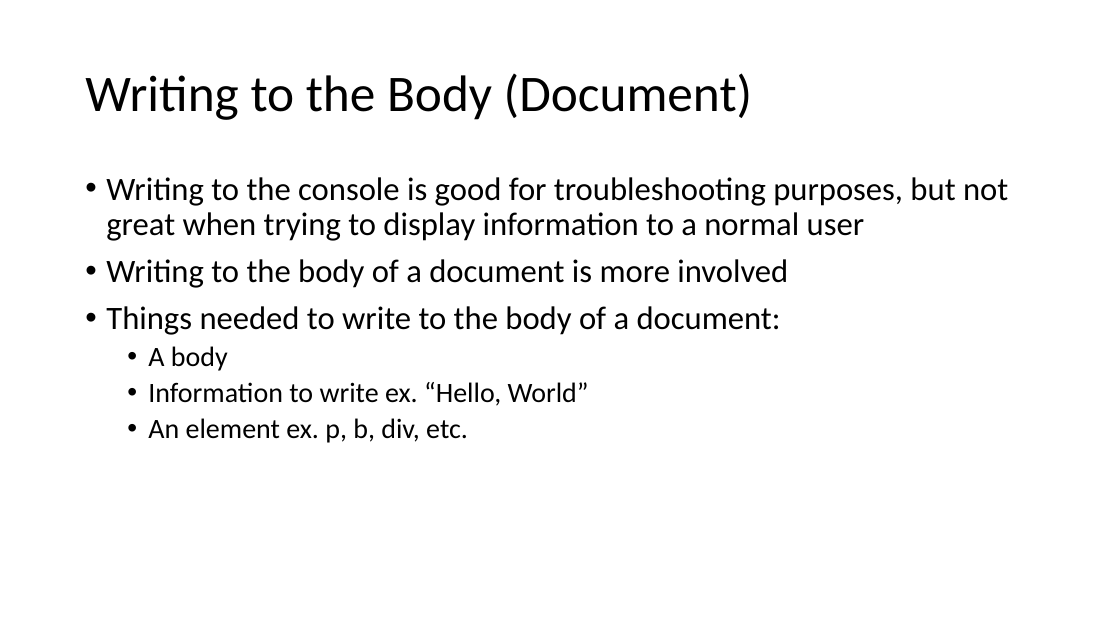
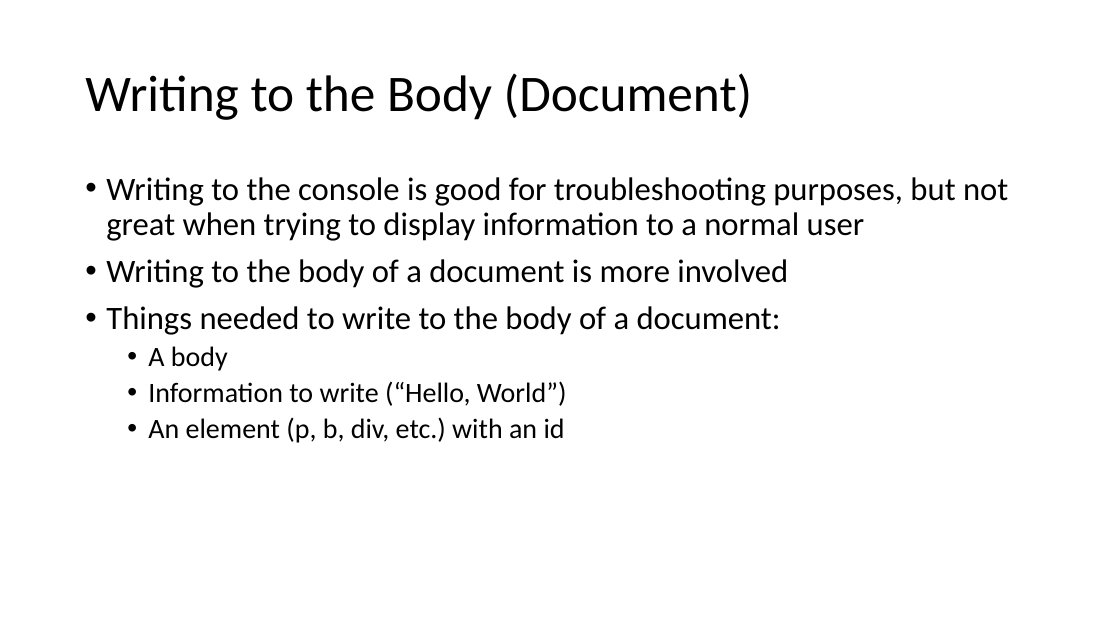
Before and after one commit to MrJoshGross/Course-Curricular-Material, a slide deck: slide 20 of Computer Science Principles/Lectures/Lecture 10 - Introduction to JavaScript.pptx. Drawn at 1120x630 pixels with LibreOffice and Linux fonts; fonts in the diff are those of the drawing. Boxes give left, top, right and bottom in pixels: in the first picture for what was removed or moved away, otherwise in the second. Text is boxed around its words. In the diff, an @@ line names an element or a change of style, - is before the commit and + after.

```diff
--- a/Computer Science Principles/Lectures/Lecture 10 - Introduction to JavaScript.pptx
+++ b/Computer Science Principles/Lectures/Lecture 10 - Introduction to JavaScript.pptx
@@ text at box(148, 381, 567, 443): text changed @@
-  • Information to write ex. “Hello, World”
-  • An element ex. p, b, div, etc.
+  • Information to write (“Hello, World”)
+  • An element (p, b, div, etc.) with an id
```
Also in this commit, not shown: 15 other slides changed.
